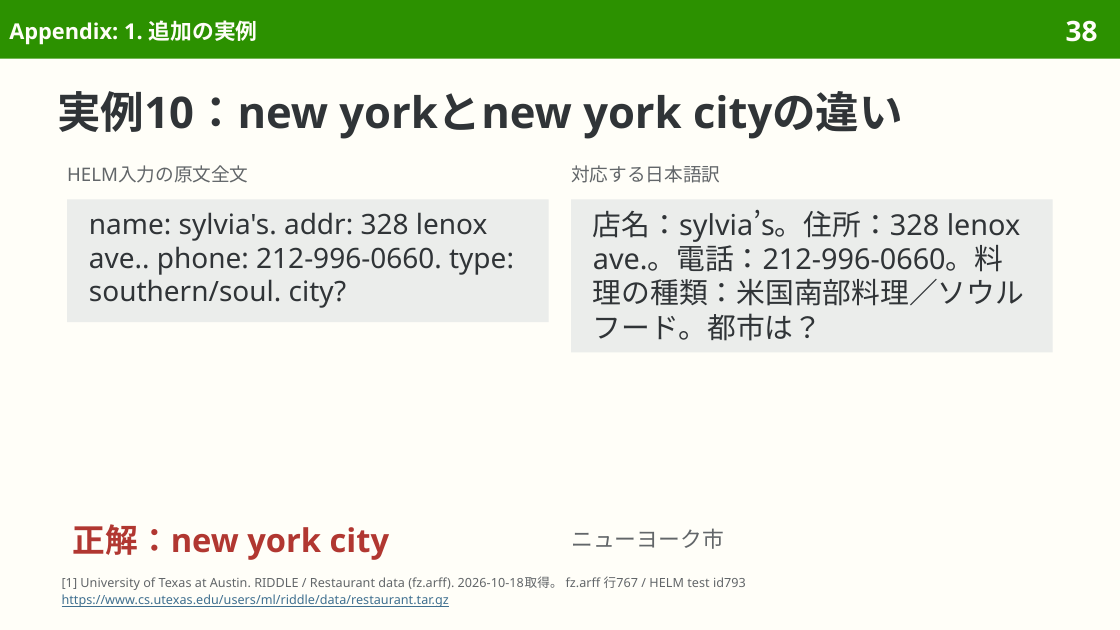
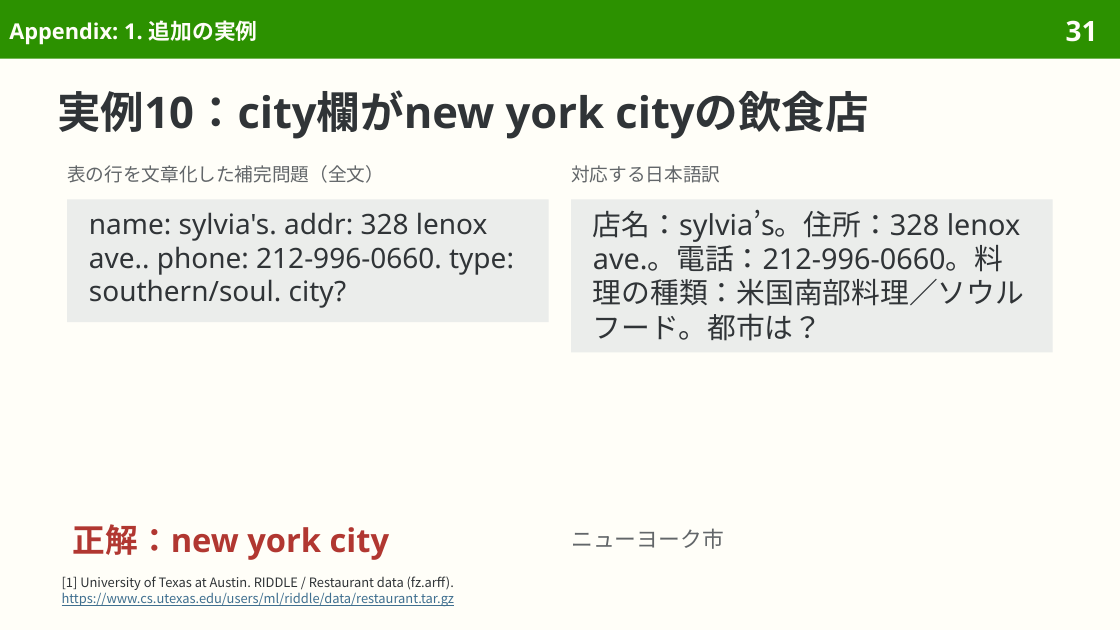
Before and after one commit to sasakiy84/datasets-in-10-minutes, a slide deck: slide 31 of slides/datasets-in-10-minutes-data-imputation.pptx (slide 38 before the commit). Drawn at 1120x630 pixels with LibreOffice and Linux fonts; fonts in the diff are those of the drawing. Boxes give left, top, right and bottom in pixels: in the first picture for what was removed or moved away, otherwise in the second. Text is boxed around its words. In the diff, an @@ line names an element or a change of style, - is before the commit and + after.

Commit message:
Rebuild imputation around original Buy and Restaurant tables

```diff
--- a/slides/datasets-in-10-minutes-data-imputation.pptx
+++ b/slides/datasets-in-10-minutes-data-imputation.pptx
@@ page number at (x1=1066, y1=20, x2=1098, y2=42): text changed @@
-38
+31
@@ title at (x1=57, y1=90, x2=868, y2=139): text changed @@
-実例10：new yorkとnew york cityの違い
+実例10：city欄がnew york cityの飲食店
@@ text at (x1=67, y1=165, x2=384, y2=183): text changed @@
-HELM入力の原文全文
+表の行を文章化した補完問題（全文）
@@ text at (x1=62, y1=576, x2=454, y2=590): text changed; size 8.1 to 8.3 pt; font Noto Sans to Noto Sans CJK JP; text colour #626669 to #303437 @@
-[1] University of Texas at Austin. RIDDLE / Restaurant data (fz.arff). 2026-10-18取得。 fz.arff 行767 / HELM test id793
+[1] University of Texas at Austin. RIDDLE / Restaurant data (fz.arff).
@@ text at (x1=62, y1=589, x2=454, y2=606): size 8.1 to 8.3 pt, font Noto Sans to Noto Sans CJK JP in "https://www.cs.utexas.edu/users/ml/riddle/data/restaurant.ta ..."; line spacing 9.4pt to 1 @@
```
Also in this commit, not shown: 35 other slides changed, 2 slides added, 18 slides removed, 43 other files.
